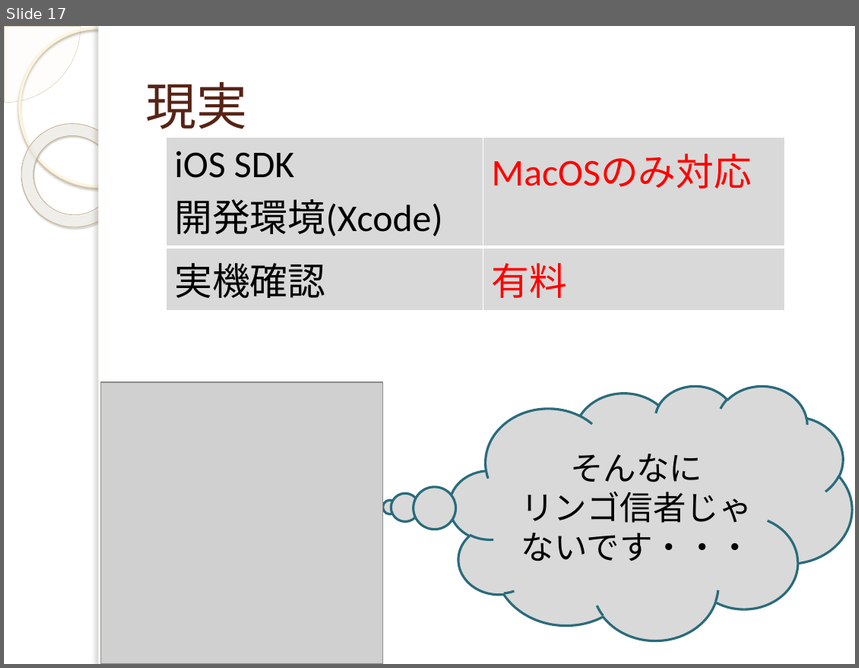
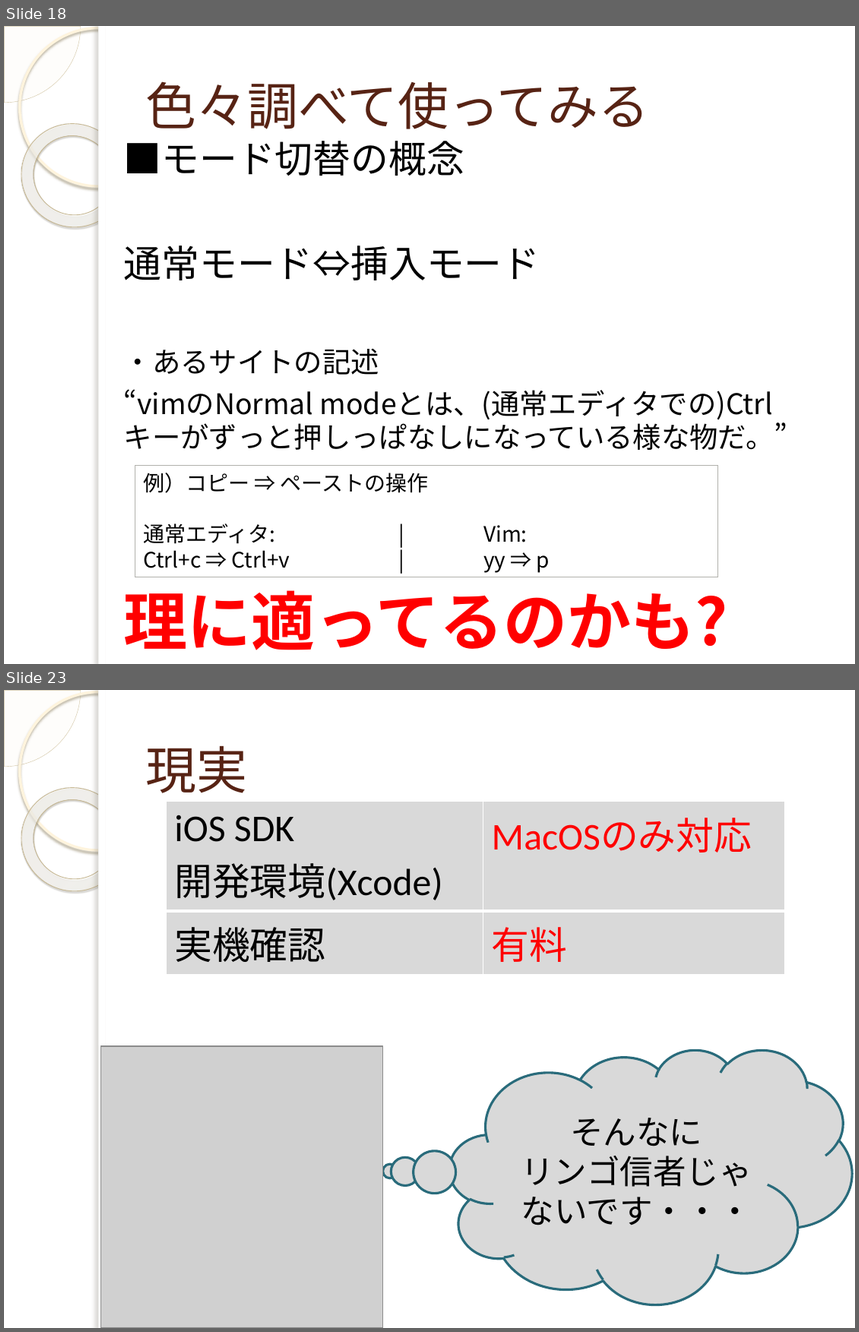
Before and after one commit to yuridonus/FEstudy, a slide deck: vimmer.pptx. Shown one above the other, each under a label of ours: slide 17 before the commit, slides 18 and 23 after it; the slides between them are not shown. The pictures are 859x668 and 859x1332 pixels, drawn with LibreOffice and Linux fonts; fonts in the diff are those of the drawing; grey boxes stand for pictures; background and template pictures are left out. Boxes give left, top, right and bottom in pixels: in the first picture for what was removed or moved away, otherwise in the second. Text is boxed around its words. In the diff, an @@ line names an element or a change of style, - is before the commit and + after.

```diff
--- a/vimmer.pptx
+++ b/vimmer.pptx
@@ slide 18 added at box(4, 26, 855, 664), background picture (left out); not listed: 5 template elements that a slide beside it also shows @@
@@ title added at box(146, 81, 649, 129), 43 pt, text #572314 @@
+色々調べて使ってみる
@@ text added at box(124, 141, 788, 450), 24 pt, text #000000 @@
+■モード切替の概念
+通常モード⇔挿入モード
+・あるサイトの記述
+“vimのNormal modeとは、(通常エディタでの)Ctrlキーがずっと押しっぱなしになっている様な物だ。”
@@ rectangle added at box(135, 466, 718, 578), outline #B1B1AC 0.75 pt, 18 pt, text #000000 @@
+例）コピー ⇒ ペーストの操作
+通常エディタ: | Vim:
+Ctrl+c ⇒ Ctrl+v | yy ⇒ p
@@ text added at box(123, 591, 728, 651), 54 pt, text #FF0000, bold @@
+理に適ってるのかも?
@@ what was slide 17 is now slide 23 @@
```
Also in this commit, not shown: 6 slides changed, 7 other slides added, 2 slides removed.
